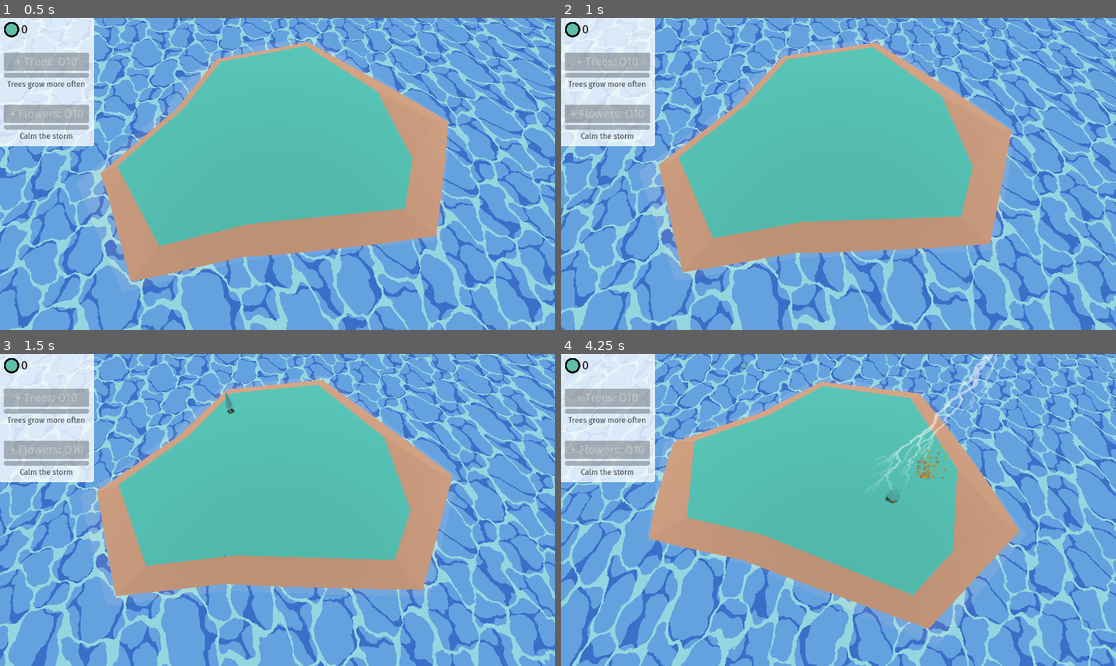
Above: before the commit, frames 1-4 (two rows, left to right).
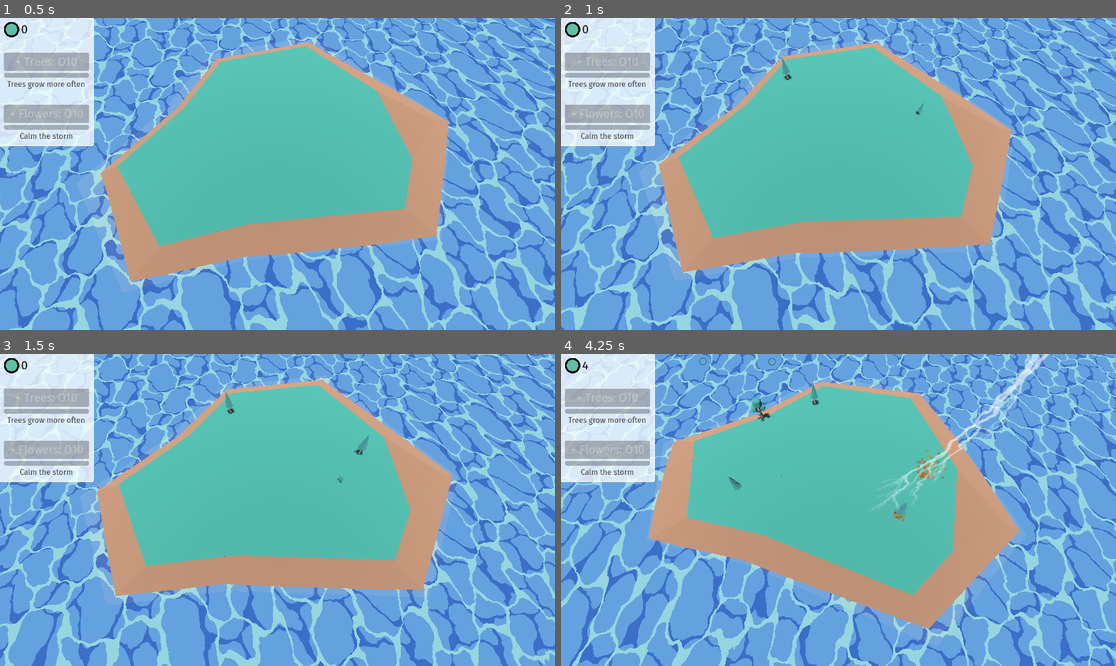
Above: after the commit, the same moments.

Repository: lumi-a/ecotomata
Game: Godot game, scene res://main.tscn
The game is run twice, just before and just after one commit, with the same random seed, the same clock (stepped at 60 frames per second) and the same inputs.
Inputs:
- Up to frame 1 (0.5 s): no input
- Up to frame 2 (1 s): no input
- Up to frame 3 (1.5 s): no input
- Up to frame 4 (4.25 s): no input

Frame 1 is identical in both runs. In frame 2, less than 0.1% of the frame differs, in the area x 39-66%, y 12-31%; in frame 3, less than 0.1%; in frame 4, 2.3%, in the area x 3-88%, y 0-54%.

Commit message:
More simulation code

Diff:
--- a/island.gd
+++ b/island.gd
@@ -153,7 +153,7 @@
 
 func _process(delta):
 	var expected_lightnings_per_second: float = (ui_node.flower_max_level - ui_node.flower_level) / ui_node.flower_max_level
-	var expected_saplings_per_second: float = 50.0 * (ui_node.tree_level + 1) / (ui_node.tree_max_level + 1)
+	var expected_saplings_per_second: float = 50.0 * (ui_node.tree_level + 3) / (ui_node.tree_max_level + 3)
 
 	# try adding flowers
 	var flower_attempts_this_frame = 0
Not shown, changed: gameplay-flow-experiments/src/main.rs
